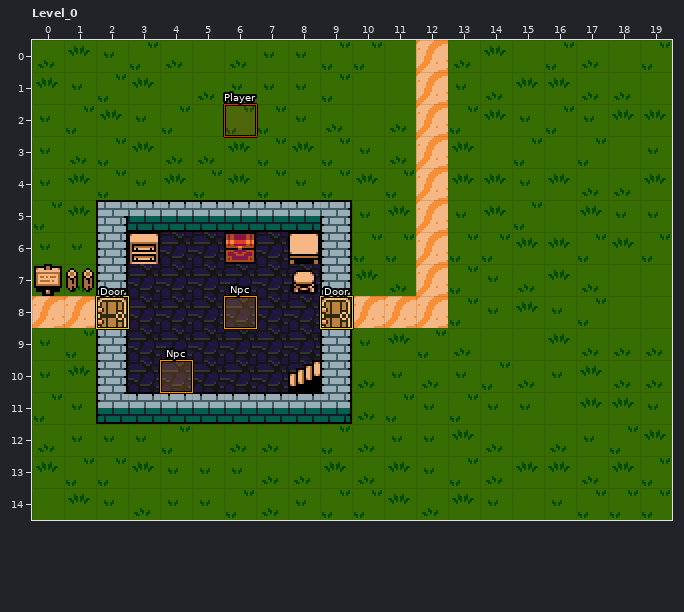
An edit to a level. LDtk project, assets/maps/demo.ldtk. The picture above was drawn from the file before the commit.
Cells are 16x16 px. Shown: Level_0 x 0..19, y 0..14.
And afterwards:
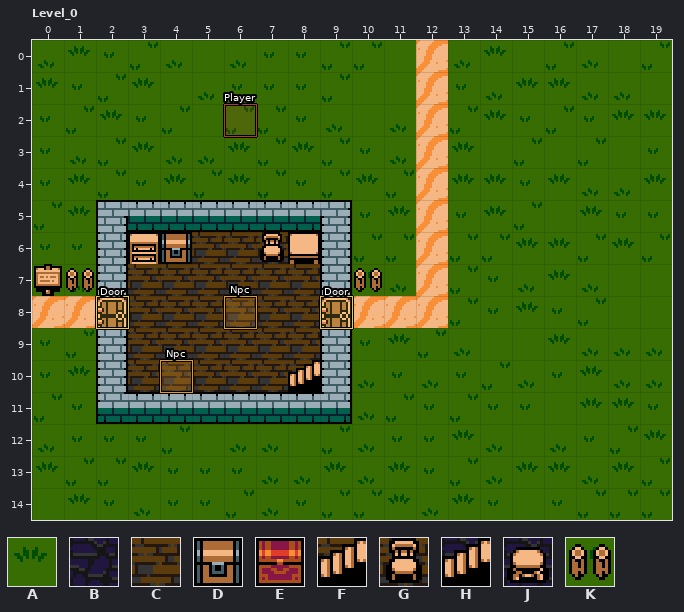
Key: from "GardenTiles": A 8, B 22, C 23, D 61, E 62, F 22 under 23 under 50, G 22 under 23 under 53, H 22 under 50, J 22 under 54, K 8 under 57.
_ is an empty cell.
The edit:
Layer "Tiles":
y 6: x 4..7 BBEB -> DCCG
y 7: x 3..8 BBBBBJ -> CCCCCC; x 10 A -> K
y 8..9: x 3..8 BBBBBB -> CCCCCC
y 10: x 3..8 BBBBBH -> CCCCCF
